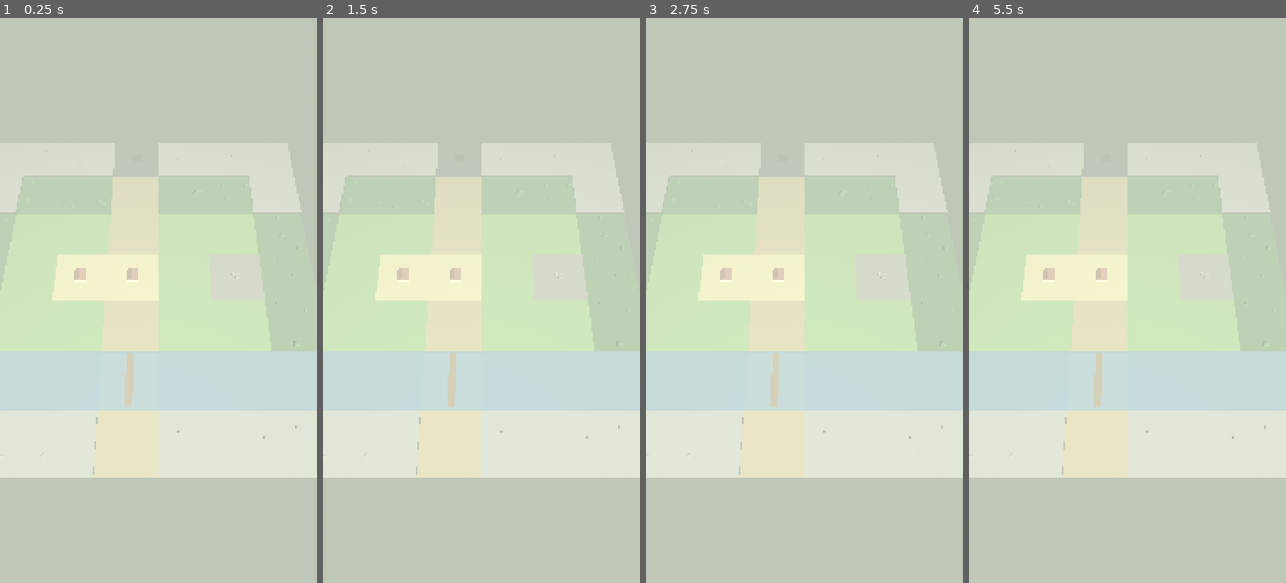
Above: before the commit, frames 1-4 (left to right).
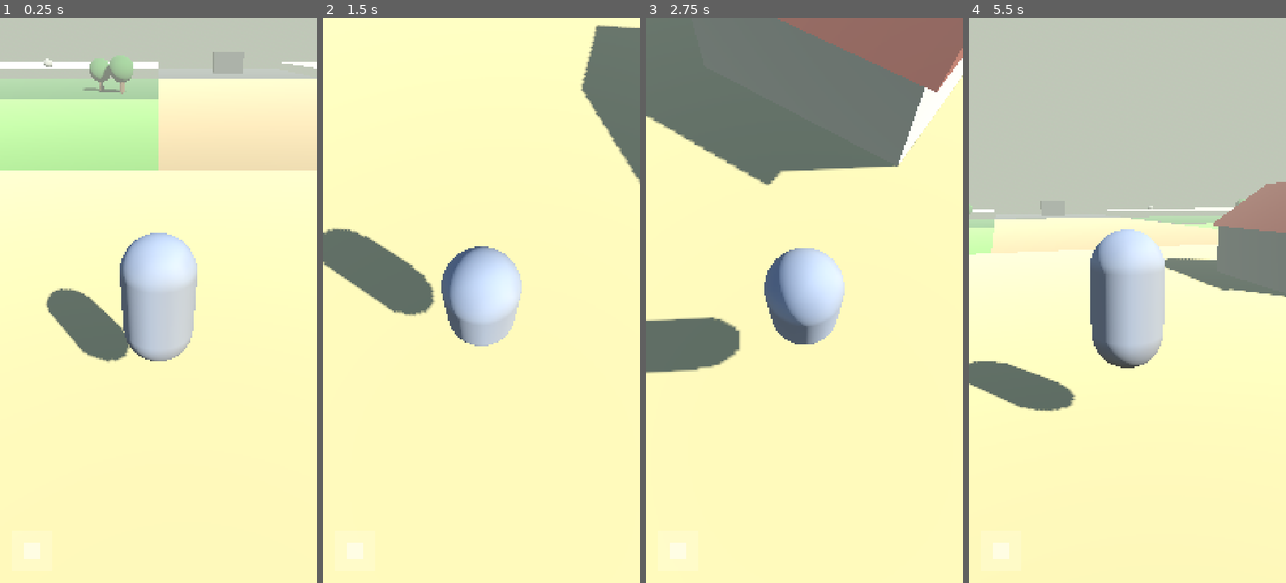
Above: after the commit, the same moments.

Repository: smh8627-jpg/swbins
Game: Godot game, scene res://games/saga_go/world/TestVillage.tscn
The game is run twice, just before and just after one commit, with the same random seed, the same clock (stepped at 60 frames per second) and the same inputs.
Inputs (mouse positions are in pixels of both pictures, inside the frame that each line leads up to):
- Up to frame 1 (0.25 s): no input
- Up to frame 2 (1.5 s): tap Enter at 0.5 s; move the mouse to (551, 272) at 0.52 s; hold D (move_right, bound only after the commit) 0.53-1.25 s; hold Shift (run, bound only after the commit) 0.53-1.25 s; click (551, 272) at 0.67 s; drag from (418, 328) to (465, 413) at 1.27 s
- Up to frame 3 (2.75 s): tap Space at 2 s; move the mouse to (836, 176) at 2.02 s; hold D (move_right, bound only after the commit) from 2.03 s (still down); hold Shift (run, bound only after the commit) from 2.03 s (still down); click (836, 176) at 2.17 s
- Up to frame 4 (5.5 s): release D (move_right, bound only after the commit) at 2.75 s; release Shift (run, bound only after the commit) at 2.75 s; drag from (1111, 413) to (1032, 215) at 2.77 s; tap Enter at 3.5 s; move the mouse to (1222, 385) at 3.52 s; hold A (move_left, bound only after the commit) 3.53-4.25 s; hold Shift (run, bound only after the commit) 3.53-4.25 s; click (1222, 385) at 3.67 s; drag from (1032, 215) to (1079, 159) at 4.27 s; tap Space at 5 s; move the mouse to (1143, 300) at 5.02 s; hold S (move_back, bound only after the commit) from 5.03 s (still down); hold Shift (run, bound only after the commit) from 5.03 s (still down); click (1143, 300) at 5.17 s

The runs differ from the first frame. In frame 1, 85% of the frame differs, in the area x 0-100%, y 6-100%; in frame 2, 96%, in the area x 0-100%, y 0-100%; in frame 3, 95%; in frame 4, 66%.

Commit message:
saga-godot — Phase 5: Player 완성 (이동·중력·3인칭 카메라·가상 조이스틱)
CharacterBody3D 기반 Player(캡슐 primitive, GLB 전까지) + 조이스틱 우선/
키보드 폴백 이동 + 중력 + move_and_slide. CameraRig(SpringArm3D)가
부모-자식 관계로 자동 추적, 드래그 회전(10px 문턱으로 탭과 구분 — 웹판
사가고와 같은 조작 감각)과 휠/핀치 줌을 지원한다. 왼쪽 아래 가상
조이스틱(터치+마우스)을 MobileHUD로 추가.

TestVillage.tscn에 평평한 충돌 바닥(Ground)을 새로 깔았다 — 지형 시각
높낮이(산/강)와 완전히는 안 맞는 알려진 한계, PROJECT_STATE.md에 기록.

GDScript 엄격 타입 오류 하나 잡음: clamp() 결과를 `var x :=`로 받으면
Variant로 추론돼 오류가 됨 — `var x: float =`로 명시해 고쳤다.

headless --quit 세 번 다 exit 0, 에러·경고 없음. 이동감·카메라 조작감은
headless(null 렌더러)로는 검증 불가 — 다음 세션이 에디터로 직접 확인할 것.

Diff:
--- /dev/null
+++ b/saga-godot/games/saga_go/player/Player.tscn
@@ -0,0 +1,34 @@
+[gd_scene load_steps=5 format=3]
+
+[ext_resource type="Script" path="res://games/saga_go/player/player.gd" id="1"]
+[ext_resource type="Script" path="res://games/saga_go/player/camera_rig.gd" id="2"]
+
+[sub_resource type="CapsuleShape3D" id="CapsuleShape1"]
+radius = 0.9
+height = 3.4
+
+[sub_resource type="CapsuleMesh" id="CapsuleMesh1"]
+radius = 0.9
+height = 3.4
+
+[node name="Player" type="CharacterBody3D"]
+script = ExtResource("1")
+
+[node name="CollisionShape3D" type="CollisionShape3D" parent="."]
+shape = SubResource("CapsuleShape1")
+transform = Transform3D(1, 0, 0, 0, 1, 0, 0, 0, 1, 0, 1.7, 0)
+
+[node name="Visual" type="MeshInstance3D" parent="."]
+mesh = SubResource("CapsuleMesh1")
+transform = Transform3D(1, 0, 0, 0, 1, 0, 0, 0, 1, 0, 1.7, 0)
+
+[node name="CameraRig" type="Node3D" parent="."]
+script = ExtResource("2")
+transform = Transform3D(1, 0, 0, 0, 1, 0, 0, 0, 1, 0, 1.7, 0)
+
+[node name="SpringArm3D" type="SpringArm3D" parent="CameraRig"]
+spring_length = 9.0
+collision_mask = 1
+
+[node name="Camera3D" type="Camera3D" parent="CameraRig/SpringArm3D"]
+current = true
--- /dev/null
+++ b/saga-godot/games/saga_go/player/camera_rig.gd
@@ -0,0 +1,62 @@
+extends Node3D
+
+## VERTICAL_SLICE.md Phase 5 — 55~57절. Player의 자식으로 붙어 위치는
+## 저절로 따라오고(Camera Follow), 회전·줌만 이 스크립트가 다룬다.
+## 웹판 사가고 README "끌면 카메라가 돈다"와 같은 조작 감각 —
+## 10px을 넘게 끌어야 돌기 시작한다(탭과 구분).
+
+@onready var spring_arm: SpringArm3D = $SpringArm3D
+
+const ROTATE_SPEED := 0.006
+const MIN_ZOOM := 4.0
+const MAX_ZOOM := 16.0
+const ZOOM_STEP := 1.0
+const MIN_PITCH := 15.0
+const MAX_PITCH := 70.0
+const DRAG_THRESHOLD := 10.0
+
+var _dragging := false
+var _drag_start := Vector2.ZERO
+var _drag_confirmed := false
+
+func _ready() -> void:
+	spring_arm.spring_length = 9.0
+	rotation_degrees.x = -35.0
+
+func _unhandled_input(event: InputEvent) -> void:
+	if event is InputEventMouseButton:
+		var mb := event as InputEventMouseButton
+		if mb.button_index == MOUSE_BUTTON_LEFT:
+			_begin_drag(mb.pressed, mb.position)
+		elif mb.button_index == MOUSE_BUTTON_WHEEL_UP and mb.pressed:
+			_zoom(-ZOOM_STEP)
+		elif mb.button_index == MOUSE_BUTTON_WHEEL_DOWN and mb.pressed:
+			_zoom(ZOOM_STEP)
+	elif event is InputEventMouseMotion and _dragging:
+		_apply_drag((event as InputEventMouseMotion).relative, (event as InputEventMouseMotion).position)
+	elif event is InputEventScreenTouch:
+		var st := event as InputEventScreenTouch
+		if st.index == 0:
+			_begin_drag(st.pressed, st.position)
+	elif event is InputEventScreenDrag:
+		var sd := event as InputEventScreenDrag
+		if sd.index == 0:
+			_apply_drag(sd.relative, sd.position)
+
+func _begin_drag(pressed: bool, pos: Vector2) -> void:
+	_dragging = pressed
+	if pressed:
+		_drag_start = pos
+		_drag_confirmed = false
+
+func _apply_drag(relative: Vector2, pos: Vector2) -> void:
+	if not _drag_confirmed:
+		if pos.distance_to(_drag_start) < DRAG_THRESHOLD:
+			return
+		_drag_confirmed = true
+	rotate_y(-relative.x * ROTATE_SPEED)
+	var pitch: float = clamp(rotation_degrees.x - relative.y * ROTATE_SPEED * 57.3, -MAX_PITCH, -MIN_PITCH)
+	rotation_degrees.x = pitch
+
+func _zoom(delta: float) -> void:
+	spring_arm.spring_length = clamp(spring_arm.spring_length + delta, MIN_ZOOM, MAX_ZOOM)
--- /dev/null
+++ b/saga-godot/games/saga_go/player/player.gd
@@ -0,0 +1,64 @@
+extends CharacterBody3D
+
+## VERTICAL_SLICE.md Phase 5 — 51~54절. 실제 GLB 캐릭터가 붙기 전까지는
+## Visual(캡슐)이 몸을 대신한다(master.md 8장 "Primitive는 프로토타입에서만").
+
+const WALK_SPEED := 6.0
+const RUN_SPEED := 10.0
+const GRAVITY := 20.0
+const TURN_RATE := 12.0
+
+@onready var camera_rig: Node3D = $CameraRig
+@onready var visual: MeshInstance3D = $Visual
+
+var _joystick: Control = null
+
+func _ready() -> void:
+	var found := get_tree().get_nodes_in_group("virtual_joystick")
+	if found.size() > 0:
+		_joystick = found[0]
+
+func _physics_process(delta: float) -> void:
+	if not is_on_floor():
+		velocity.y -= GRAVITY * delta
+	else:
+		velocity.y = 0.0
+
+	var input_dir := _movement_input()
+	var move_dir := _world_direction(input_dir)
+
+	var speed := RUN_SPEED if Input.is_action_pressed("run") else WALK_SPEED
+	velocity.x = move_dir.x * speed
+	velocity.z = move_dir.z * speed
+
+	if move_dir.length() > 0.05:
+		var target_yaw := atan2(move_dir.x, move_dir.z)
+		visual.rotation.y = lerp_angle(visual.rotation.y, target_yaw, TURN_RATE * delta)
+
+	move_and_slide()
+
+## 조이스틱이 있으면 그걸 우선한다(모바일) — 없거나 안 밀었으면 키보드로 되돈다.
+func _movement_input() -> Vector2:
+	if _joystick and "value" in _joystick and (_joystick.value as Vector2).length() > 0.05:
+		return _joystick.value
+	var dir := Vector2.ZERO
+	dir.x = Input.get_axis("move_left", "move_right")
+	dir.y = Input.get_axis("move_back", "move_forward")
+	return dir
+
+## 입력(x=오른쪽, y=앞)을 카메라가 보는 방향 기준 월드 벡터로 바꾼다 —
+## 카메라를 돌리면 "앞으로"가 그 방향을 따라간다(3인칭 액션 RPG 감각).
+func _world_direction(input_dir: Vector2) -> Vector3:
+	if input_dir.length() < 0.001:
+		return Vector3.ZERO
+	var cam_basis := camera_rig.global_transform.basis if camera_rig else global_transform.basis
+	var forward := -cam_basis.z
+	forward.y = 0.0
+	forward = forward.normalized()
+	var right := cam_basis.x
+	right.y = 0.0
+	right = right.normalized()
+	var dir := forward * input_dir.y + right * input_dir.x
+	if dir.length() > 1.0:
+		dir = dir.normalized()
+	return dir
--- /dev/null
+++ b/saga-godot/games/saga_go/ui/MobileHUD.tscn
@@ -0,0 +1,36 @@
+[gd_scene load_steps=2 format=3]
+
+[ext_resource type="Script" path="res://games/saga_go/ui/virtual_joystick.gd" id="1"]
+
+[node name="MobileHUD" type="CanvasLayer"]
+
+[node name="Joystick" type="Control" parent="."]
+custom_minimum_size = Vector2(140, 140)
+offset_left = 40.0
+offset_top = -180.0
+offset_right = 180.0
+offset_bottom = -40.0
+grow_vertical = 0
+anchors_preset = 2
+anchor_top = 1.0
+anchor_bottom = 1.0
+groups = ["virtual_joystick"]
+script = ExtResource("1")
+radius = 60.0
+
+[node name="Base" type="ColorRect" parent="Joystick"]
+layout_mode = 1
+anchors_preset = 15
+anchor_right = 1.0
+anchor_bottom = 1.0
+color = Color(1, 1, 1, 0.18)
+mouse_filter = 2
+
+[node name="Knob" type="ColorRect" parent="Joystick"]
+custom_minimum_size = Vector2(56, 56)
+offset_left = 42.0
+offset_top = 42.0
+offset_right = 98.0
+offset_bottom = 98.0
+color = Color(1, 1, 1, 0.5)
+mouse_filter = 2
--- /dev/null
+++ b/saga-godot/games/saga_go/ui/virtual_joystick.gd
@@ -0,0 +1,54 @@
+extends Control
+
+## VERTICAL_SLICE.md Phase 5 — 58절. 왼쪽 아래 가상 조이스틱.
+## value: Vector2 — x=오른쪽(+), y=앞(+). player.gd가 매 프레임 읽는다.
+
+@export var radius := 60.0
+@onready var knob: Control = $Knob
+
+var value := Vector2.ZERO
+
+var _active_index := -2  # -2 = 아무도 안 쥠, -1 = 마우스, 0+ = 터치 index
+
+func _ready() -> void:
+	_center_knob()
+
+func _center_knob() -> void:
+	knob.position = size * 0.5 - knob.size * 0.5
+
+func _gui_input(event: InputEvent) -> void:
+	if event is InputEventScreenTouch:
+		var st := event as InputEventScreenTouch
+		if st.pressed and _active_index == -2:
+			_active_index = st.index
+			_update(st.position)
+		elif not st.pressed and st.index == _active_index:
+			_active_index = -2
+			_reset()
+	elif event is InputEventScreenDrag:
+		var sd := event as InputEventScreenDrag
+		if sd.index == _active_index:
+			_update(sd.position)
+	elif event is InputEventMouseButton:
+		var mb := event as InputEventMouseButton
+		if mb.button_index == MOUSE_BUTTON_LEFT:
+			if mb.pressed and _active_index == -2:
+				_active_index = -1
+				_update(mb.position)
+			elif not mb.pressed and _active_index == -1:
+				_active_index = -2
+				_reset()
+	elif event is InputEventMouseMotion and _active_index == -1:
+		_update((event as InputEventMouseMotion).position)
+
+func _update(pos: Vector2) -> void:
+	var center := size * 0.5
+	var offset := pos - center
+	if offset.length() > radius:
+		offset = offset.normalized() * radius
+	knob.position = center + offset - knob.size * 0.5
+	value = Vector2(offset.x / radius, -offset.y / radius)
+
+func _reset() -> void:
+	_center_knob()
+	value = Vector2.ZERO
--- a/saga-godot/games/saga_go/world/TestVillage.tscn
+++ b/saga-godot/games/saga_go/world/TestVillage.tscn
@@ -1,8 +1,13 @@
-[gd_scene load_steps=7 format=3]
+[gd_scene load_steps=9 format=3]
 
 [ext_resource type="Script" path="res://games/saga_go/world/terrain_builder.gd" id="1"]
 [ext_resource type="Script" path="res://games/saga_go/world/landmarks_builder.gd" id="2"]
 [ext_resource type="Script" path="res://games/saga_go/world/vegetation_builder.gd" id="3"]
+[ext_resource type="PackedScene" path="res://games/saga_go/player/Player.tscn" id="4"]
+[ext_resource type="PackedScene" path="res://games/saga_go/ui/MobileHUD.tscn" id="5"]
+
+[sub_resource type="BoxShape3D" id="GroundShape1"]
+size = Vector3(360, 4, 360)
 
 [sub_resource type="ProceduralSkyMaterial" id="SkyMat1"]
 sky_top_color = Color(0.38, 0.55, 0.82, 1)
@@ -41,9 +46,20 @@
 [node name="Vegetation" type="Node3D" parent="."]
 script = ExtResource("3")
 
+[node name="Ground" type="StaticBody3D" parent="."]
+## 평평한 충돌 바닥 한 장 — 시각적 높낮이(산 +2.5 · 강 -1.0)와 정확히 맞진
+## 않는다(알려진 한계, PROJECT_STATE.md 참고). 마을·길·들 정도의 미세한
+## 단차(0~0.2)만 있는 지역이라 지금은 이걸로 충분하다.
+transform = Transform3D(1, 0, 0, 0, 1, 0, 0, 0, 1, 0, -1.9, 0)
+
+[node name="CollisionShape3D" type="CollisionShape3D" parent="Ground"]
+shape = SubResource("GroundShape1")
+
 [node name="ReviewCamera" type="Camera3D" parent="."]
 transform = Transform3D(1, 0, 0, 0, 0.4226, 0.9063, 0, -0.9063, 0.4226, 0, 300, 140)
-current = true
+current = false
 
-[node name="PlayerSpawn" type="Marker3D" parent="."]
-transform = Transform3D(1, 0, 0, 0, 1, 0, 0, 0, 1, -48, 1, -24)
+[node name="Player" parent="." instance=ExtResource("4")]
+transform = Transform3D(1, 0, 0, 0, 1, 0, 0, 0, 1, -48, 0.1, -24)
+
+[node name="MobileHUD" parent="." instance=ExtResource("5")]
--- a/saga-godot/project.godot
+++ b/saga-godot/project.godot
@@ -21,6 +21,38 @@
 window/stretch/mode="canvas_items"
 window/stretch/aspect="expand"
 
+[input]
+
+move_left={
+"deadzone": 0.2,
+"events": [Object(InputEventKey,"resource_local_to_scene":false,"resource_name":"","device":-1,"window_id":0,"alt_pressed":false,"shift_pressed":false,"ctrl_pressed":false,"meta_pressed":false,"pressed":false,"keycode":0,"physical_keycode":65,"key_label":0,"unicode":0,"location":0,"echo":false,"script":null)
+, Object(InputEventKey,"resource_local_to_scene":false,"resource_name":"","device":-1,"window_id":0,"alt_pressed":false,"shift_pressed":false,"ctrl_pressed":false,"meta_pressed":false,"pressed":false,"keycode":0,"physical_keycode":4194319,"key_label":0,"unicode":0,"location":0,"echo":false,"script":null)
+]
+}
+move_right={
+"deadzone": 0.2,
+"events": [Object(InputEventKey,"resource_local_to_scene":false,"resource_name":"","device":-1,"window_id":0,"alt_pressed":false,"shift_pressed":false,"ctrl_pressed":false,"meta_pressed":false,"pressed":false,"keycode":0,"physical_keycode":68,"key_label":0,"unicode":0,"location":0,"echo":false,"script":null)
+, Object(InputEventKey,"resource_local_to_scene":false,"resource_name":"","device":-1,"window_id":0,"alt_pressed":false,"shift_pressed":false,"ctrl_pressed":false,"meta_pressed":false,"pressed":false,"keycode":0,"physical_keycode":4194321,"key_label":0,"unicode":0,"location":0,"echo":false,"script":null)
+]
+}
+move_forward={
+"deadzone": 0.2,
+"events": [Object(InputEventKey,"resource_local_to_scene":false,"resource_name":"","device":-1,"window_id":0,"alt_pressed":false,"shift_pressed":false,"ctrl_pressed":false,"meta_pressed":false,"pressed":false,"keycode":0,"physical_keycode":87,"key_label":0,"unicode":0,"location":0,"echo":false,"script":null)
+, Object(InputEventKey,"resource_local_to_scene":false,"resource_name":"","device":-1,"window_id":0,"alt_pressed":false,"shift_pressed":false,"ctrl_pressed":false,"meta_pressed":false,"pressed":false,"keycode":0,"physical_keycode":4194320,"key_label":0,"unicode":0,"location":0,"echo":false,"script":null)
+]
+}
+move_back={
+"deadzone": 0.2,
+"events": [Object(InputEventKey,"resource_local_to_scene":false,"resource_name":"","device":-1,"window_id":0,"alt_pressed":false,"shift_pressed":false,"ctrl_pressed":false,"meta_pressed":false,"pressed":false,"keycode":0,"physical_keycode":83,"key_label":0,"unicode":0,"location":0,"echo":false,"script":null)
+, Object(InputEventKey,"resource_local_to_scene":false,"resource_name":"","device":-1,"window_id":0,"alt_pressed":false,"shift_pressed":false,"ctrl_pressed":false,"meta_pressed":false,"pressed":false,"keycode":0,"physical_keycode":4194322,"key_label":0,"unicode":0,"location":0,"echo":false,"script":null)
+]
+}
+run={
+"deadzone": 0.2,
+"events": [Object(InputEventKey,"resource_local_to_scene":false,"resource_name":"","device":-1,"window_id":0,"alt_pressed":false,"shift_pressed":false,"ctrl_pressed":false,"meta_pressed":false,"pressed":false,"keycode":0,"physical_keycode":4194325,"key_label":0,"unicode":0,"location":0,"echo":false,"script":null)
+]
+}
+
 [rendering]
 
 renderer/rendering_method="mobile"
Not shown, added: saga-godot/games/saga_go/player/camera_rig.gd.uid
Not shown, added: saga-godot/games/saga_go/player/player.gd.uid
Not shown, added: saga-godot/games/saga_go/ui/virtual_joystick.gd.uid
Not shown, changed: saga-godot/docs/PROJECT_STATE.md
